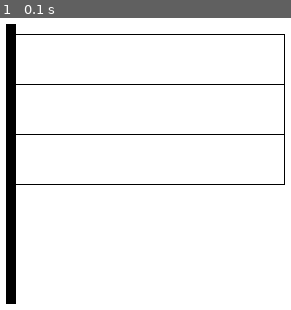
Above: before the commit, frame 1.
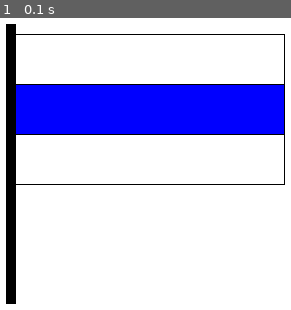
Above: after the commit, the same moment.

Repository: hypergraphman/git_test_pygame
Game: pygame game, started from Git/flag.py
Same seed, same stepped clock (60 frames per second), same inputs: the game is played once before the commit and once after it.
Inputs:
- Up to frame 1 (0.1 s): no input

The runs differ from the first frame. In frame 1, 15% of the frame differs, in the area x 5-98%, y 22-40%.

Commit message:
средняя полоска синего цвета

Diff:
--- a/Git/flag.py
+++ b/Git/flag.py
@@ -20,6 +20,8 @@
 draw_rect((19, 70), (270, 51), 'Black', 1)
 draw_rect((19, 120), (270, 51), 'Black', 1)
 
+draw_rect((20, 71), (268, 49), 'Blue', 0)
+
 
 while pygame.event.wait().type != pygame.QUIT:
     pygame.display.flip()
